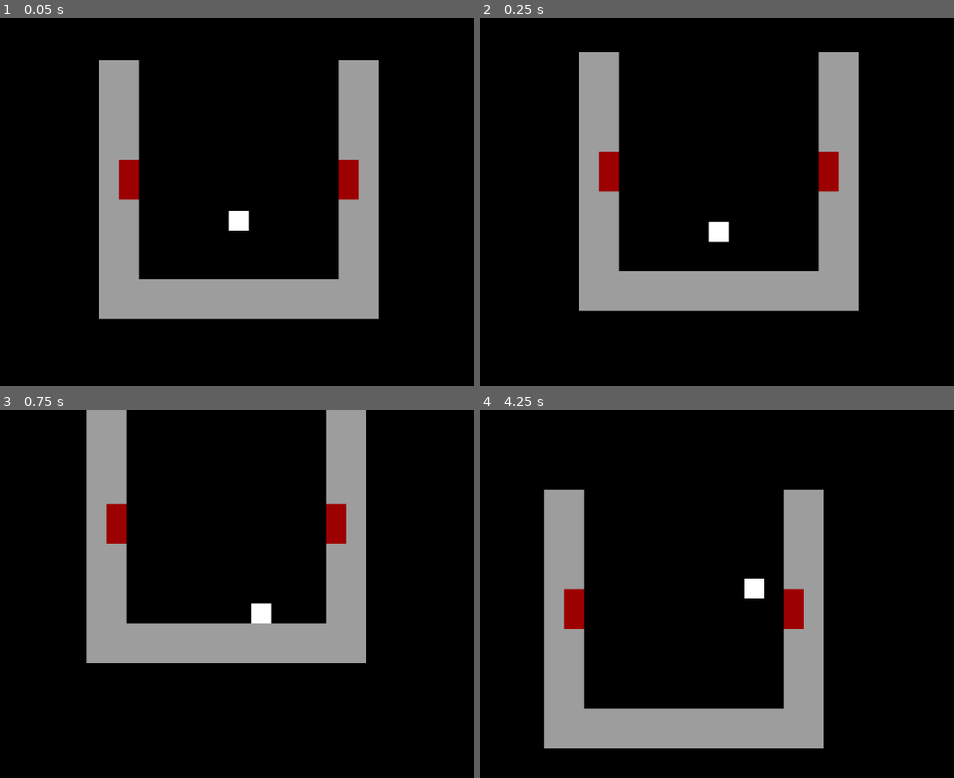
Above: before the commit, frames 1-4 (two rows, left to right).
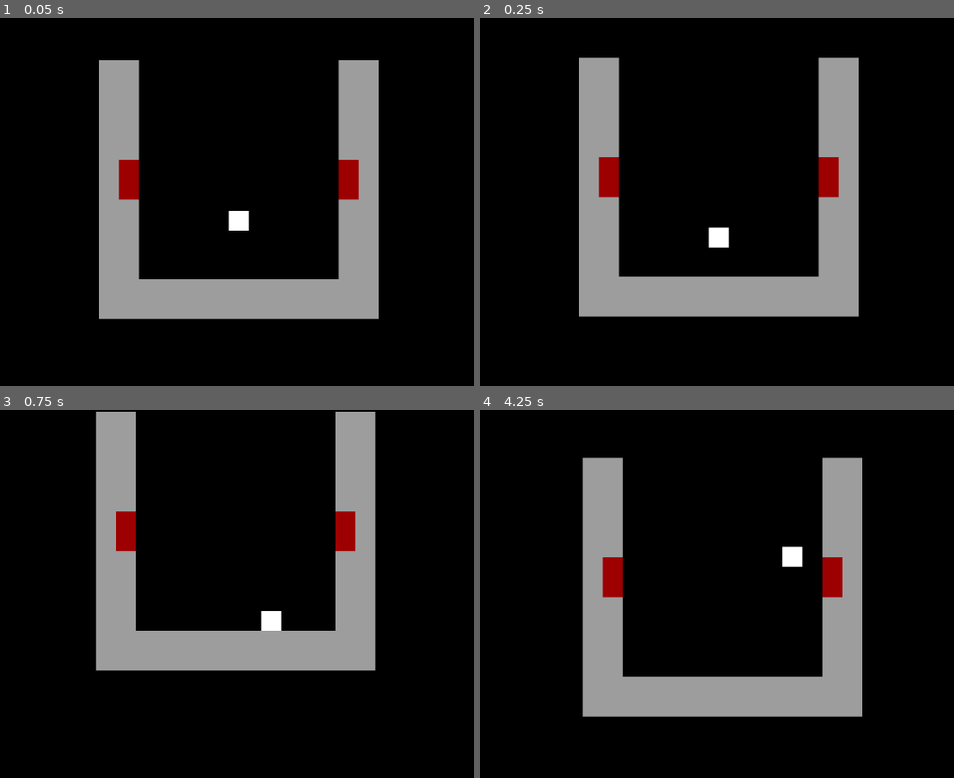
Above: after the commit, the same moments.

Repository: popcar2/GodotOS
Game: Godot game, scene res://Games/Super Bit Boy/Scenes/Levels/test.tscn
The game is run twice, just before and just after one commit, with the same random seed, the same clock (stepped at 60 frames per second) and the same inputs. This scene is started directly instead of the project's main scene.
Inputs (mouse positions are in pixels of both pictures, inside the frame that each line leads up to):
- Up to frame 1 (0.05 s): no input
- Up to frame 2 (0.25 s): no input
- Up to frame 3 (0.75 s): tap Enter (ui_accept) at 0.5 s; move the mouse to (398, 590) at 0.52 s; hold D (move_right) from 0.53 s (still down); hold Delete (delete) from 0.53 s (still down); click (398, 590) at 0.67 s
- Up to frame 4 (4.25 s): tap Space (jump) at 0.77, 3.77 s; release D (move_right) at 1.25 s; release Delete (delete) at 1.25 s; drag from (574, 630) to (712, 601) at 1.27 s; move the mouse to (792, 524) at 2.02 s; hold A (move_left) 2.03-2.75 s; hold Delete (delete) 2.03-2.75 s; drag from (683, 693) to (503, 549) at 2.77 s; tap Enter (ui_accept) at 3.5 s; move the mouse to (935, 671) at 3.52 s; hold D (move_right) from 3.53 s (still down); hold Delete (delete) from 3.53 s (still down)

Frame 1 is identical in both runs. In frame 2, 2.3% of the frame differs, in the area x 20-80%, y 9-82%; in frame 3, 8.4%; in frame 4, 29%, in the area x 13-81%, y 12-92%.

Commit message:
Bit boy: Lerp camera instead of smoothing (it felt laggy)

Diff:
--- /dev/null
+++ b/Games/Super Bit Boy/Other Scenes/bit_boy_camera.gd
@@ -0,0 +1,10 @@
+extends Camera2D
+
+@onready var player: BitBoyPlayer = $"../Player"
+
+func _ready():
+	make_current()
+
+func _physics_process(delta):
+	# Yes I know this isn't how you're supposed to use lerp but it works alright
+	global_position = lerp(global_position, player.global_position, 0.1)
--- /dev/null
+++ b/Games/Super Bit Boy/Other Scenes/bit_boy_camera.tscn
@@ -0,0 +1,20 @@
+[gd_scene load_steps=4 format=3 uid="uid://chfpq4oi0dogc"]
+
+[ext_resource type="Script" path="res://Games/Super Bit Boy/Other Scenes/bit_boy_camera.gd" id="1_uvdeb"]
+
+[sub_resource type="Gradient" id="Gradient_yyofs"]
+offsets = PackedFloat32Array(0)
+colors = PackedColorArray(0, 0, 0, 1)
+
+[sub_resource type="GradientTexture1D" id="GradientTexture1D_xxn30"]
+gradient = SubResource("Gradient_yyofs")
+width = 1920
+
+[node name="Camera2D" type="Camera2D"]
+zoom = Vector2(0.75, 0.75)
+position_smoothing_speed = 7.0
+script = ExtResource("1_uvdeb")
+
+[node name="Sprite2D" type="Sprite2D" parent="."]
+scale = Vector2(1, 1920)
+texture = SubResource("GradientTexture1D_xxn30")
--- a/Games/Super Bit Boy/Other Scripts/Camera2D.gd
+++ /dev/null
@@ -1,4 +0,0 @@
-extends Camera2D
-
-func _ready():
-	make_current()
--- a/Games/Super Bit Boy/Scenes/Levels/level_1.tscn
+++ b/Games/Super Bit Boy/Scenes/Levels/level_1.tscn
@@ -1,18 +1,10 @@
-[gd_scene load_steps=10 format=3 uid="uid://t3fobsr7gklg"]
+[gd_scene load_steps=8 format=3 uid="uid://t3fobsr7gklg"]
 
 [ext_resource type="Script" path="res://Games/Super Bit Boy/Scenes/Levels/bit_boy_scene_manager.gd" id="1_yi0p1"]
-[ext_resource type="Script" path="res://Games/Super Bit Boy/Other Scripts/Camera2D.gd" id="2_68u54"]
+[ext_resource type="PackedScene" uid="uid://chfpq4oi0dogc" path="res://Games/Super Bit Boy/Other Scenes/bit_boy_camera.tscn" id="2_4pma2"]
 [ext_resource type="Texture2D" uid="uid://bwxnhif5h1cck" path="res://Art/Pixel_32.png" id="3_75lam"]
 [ext_resource type="PackedScene" uid="uid://bxv24mjcranba" path="res://Games/Super Bit Boy/Scenes/Player/bit_boy_player.tscn" id="4_bfb5o"]
 [ext_resource type="PackedScene" uid="uid://b3u7st4i1algn" path="res://Games/Super Bit Boy/Scenes/Exit/bit_boy_exit.tscn" id="5_38t8g"]
-
-[sub_resource type="Gradient" id="Gradient_yyofs"]
-offsets = PackedFloat32Array(0)
-colors = PackedColorArray(0, 0, 0, 1)
-
-[sub_resource type="GradientTexture1D" id="GradientTexture1D_xxn30"]
-gradient = SubResource("Gradient_yyofs")
-width = 1920
 
 [sub_resource type="TileSetAtlasSource" id="TileSetAtlasSource_kk343"]
 texture = ExtResource("3_75lam")
@@ -40,16 +32,7 @@
 script = ExtResource("1_yi0p1")
 next_scene_str = "res://Games/Super Bit Boy/Scenes/Levels/level_2.tscn"
 
-[node name="Camera2D" type="Camera2D" parent="."]
-zoom = Vector2(0.75, 0.75)
-process_callback = 0
-position_smoothing_enabled = true
-position_smoothing_speed = 7.0
-script = ExtResource("2_68u54")
-
-[node name="Sprite2D" type="Sprite2D" parent="Camera2D"]
-scale = Vector2(1, 1920)
-texture = SubResource("GradientTexture1D_xxn30")
+[node name="Camera2D" parent="." instance=ExtResource("2_4pma2")]
 
 [node name="TileMap" type="TileMap" parent="."]
 modulate = Color(0.615686, 0.615686, 0.615686, 1)
--- a/Games/Super Bit Boy/Scenes/Levels/test.tscn
+++ b/Games/Super Bit Boy/Scenes/Levels/test.tscn
@@ -1,6 +1,6 @@
 [gd_scene load_steps=9 format=3 uid="uid://b7c1q7v5qtx28"]
 
-[ext_resource type="Script" path="res://Games/Super Bit Boy/Other Scripts/Camera2D.gd" id="1_1vy60"]
+[ext_resource type="Script" path="res://Games/Super Bit Boy/Other Scenes/bit_boy_camera.gd" id="1_1vy60"]
 [ext_resource type="Script" path="res://Games/Super Bit Boy/Scenes/Levels/bit_boy_scene_manager.gd" id="1_mbrs5"]
 [ext_resource type="Texture2D" uid="uid://bwxnhif5h1cck" path="res://Art/Pixel_32.png" id="1_uhyve"]
 [ext_resource type="PackedScene" uid="uid://bxv24mjcranba" path="res://Games/Super Bit Boy/Scenes/Player/bit_boy_player.tscn" id="2_aaiv1"]
--- a/Games/Super Bit Boy/Scenes/Player/bit_boy_player.tscn
+++ b/Games/Super Bit Boy/Scenes/Player/bit_boy_player.tscn
@@ -26,9 +26,6 @@
 scale = Vector2(1, 32)
 texture = SubResource("GradientTexture1D_fxqk7")
 
-[node name="RemoteTransform2D" type="RemoteTransform2D" parent="."]
-remote_path = NodePath("../../Camera2D")
-
 [node name="Wall Jump Areas" type="Node2D" parent="."]
 
 [node name="LeftWallJumpArea2D" type="Area2D" parent="Wall Jump Areas"]
